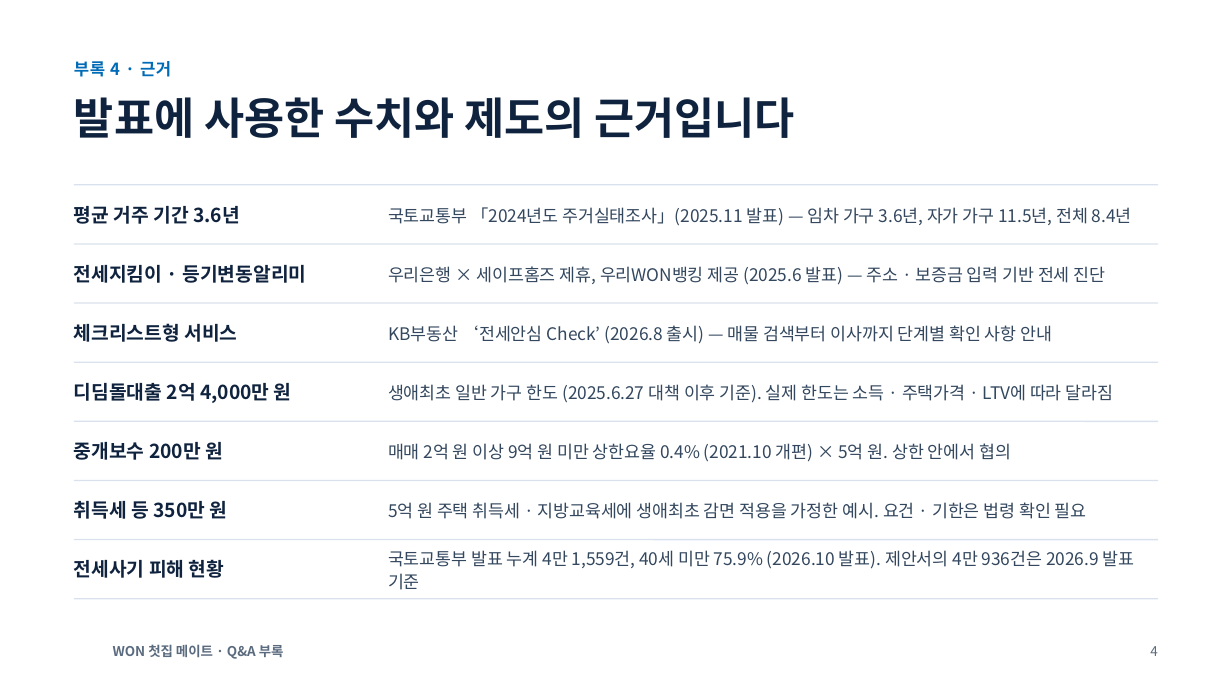
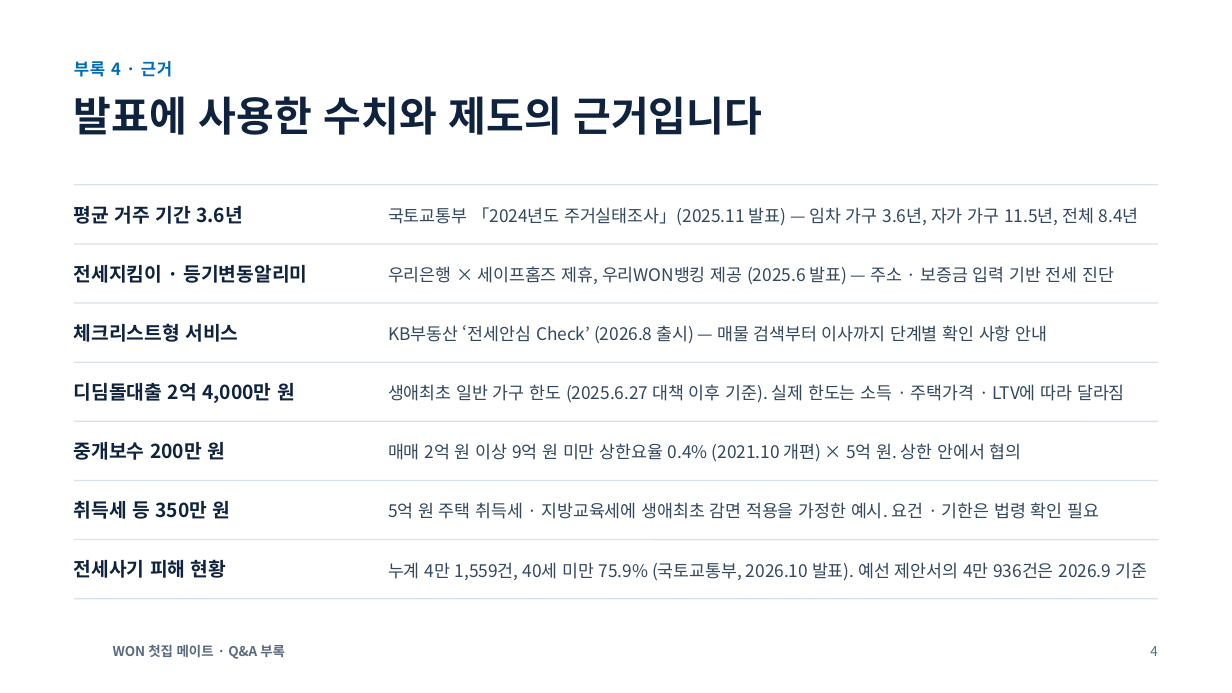
Before and after one commit to dldudwnsdlek/woori_first, a slide deck: slide 4 of deck/WON첫집메이트_부록_QA.pptx. Drawn at 1232x693 pixels with LibreOffice and Linux fonts; fonts in the diff are those of the drawing; background and template pictures are left out. Boxes give left, top, right and bottom in pixels: in the first picture for what was removed or moved away, otherwise in the second. Text is boxed around its words. In the diff, an @@ line names an element or a change of style, - is before the commit and + after.

```diff
--- a/deck/WON첫집메이트_부록_QA.pptx
+++ b/deck/WON첫집메이트_부록_QA.pptx
@@ title "발표에 사용한 수치와 제도의 근거입니다" at [74,96,762,135]: size 34 to 32 pt; line spacing 1 to 38pt @@
@@ line spacing 1.1 to 17.8pt in 6 elements at [388,207,1139,226], [388,266,1114,285], [388,325,1048,344], [388,384,1125,403], [388,443,1022,462], [388,502,1099,519] @@
@@ line spacing 1 to 18pt in 5 elements at [74,206,243,224], [74,383,295,403], [74,442,225,460], [74,501,231,519], [74,559,226,578] @@
@@ text at [388,562,1147,581]: text changed @@
-국토교통부 발표 누계 4만 1,559건, 40세 미만 75.9% (2026.10 발표). 제안서의 4만 936건은 2026.9 발표 기준
+누계 4만 1,559건, 40세 미만 75.9% (국토교통부, 2026.10 발표). 예선 제안서의 4만 936건은 2026.9 기준
```
Also in this commit, not shown: 3 other slides changed, 17 other files.
